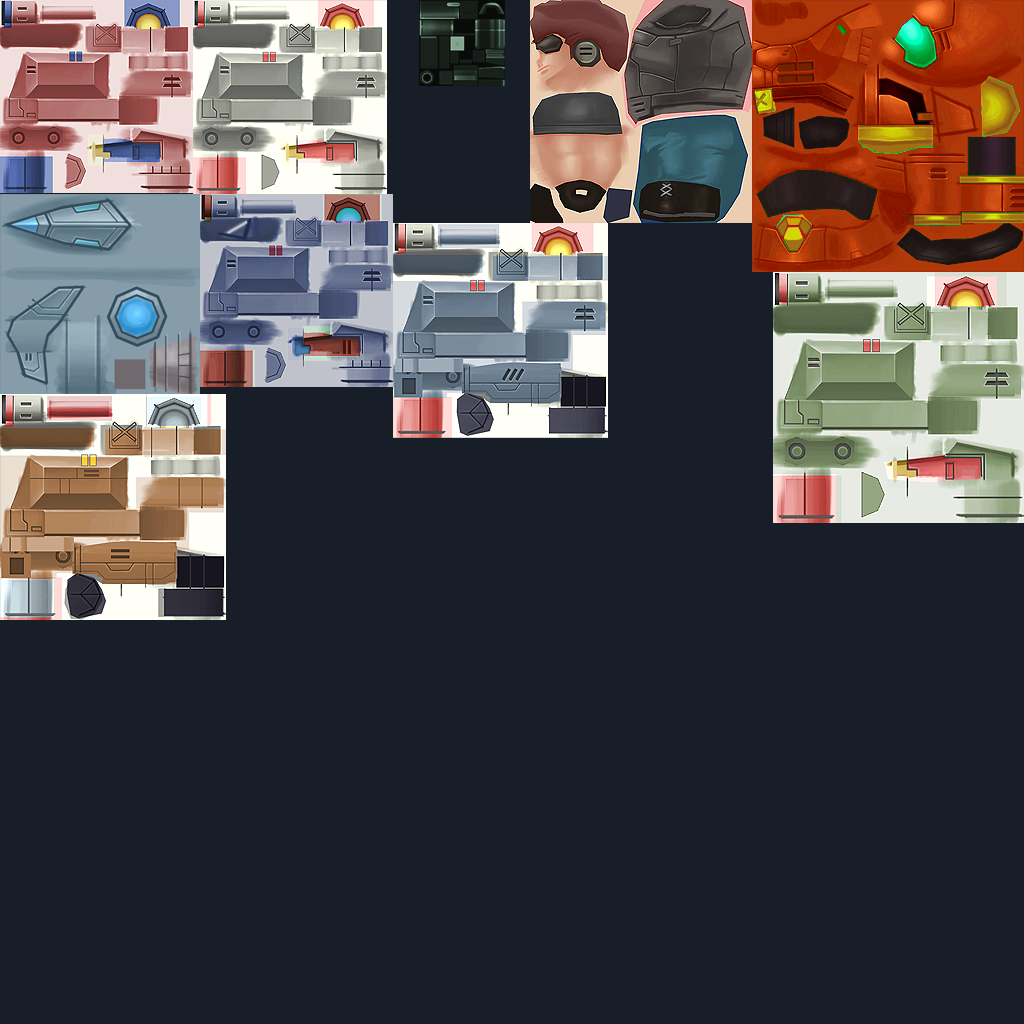
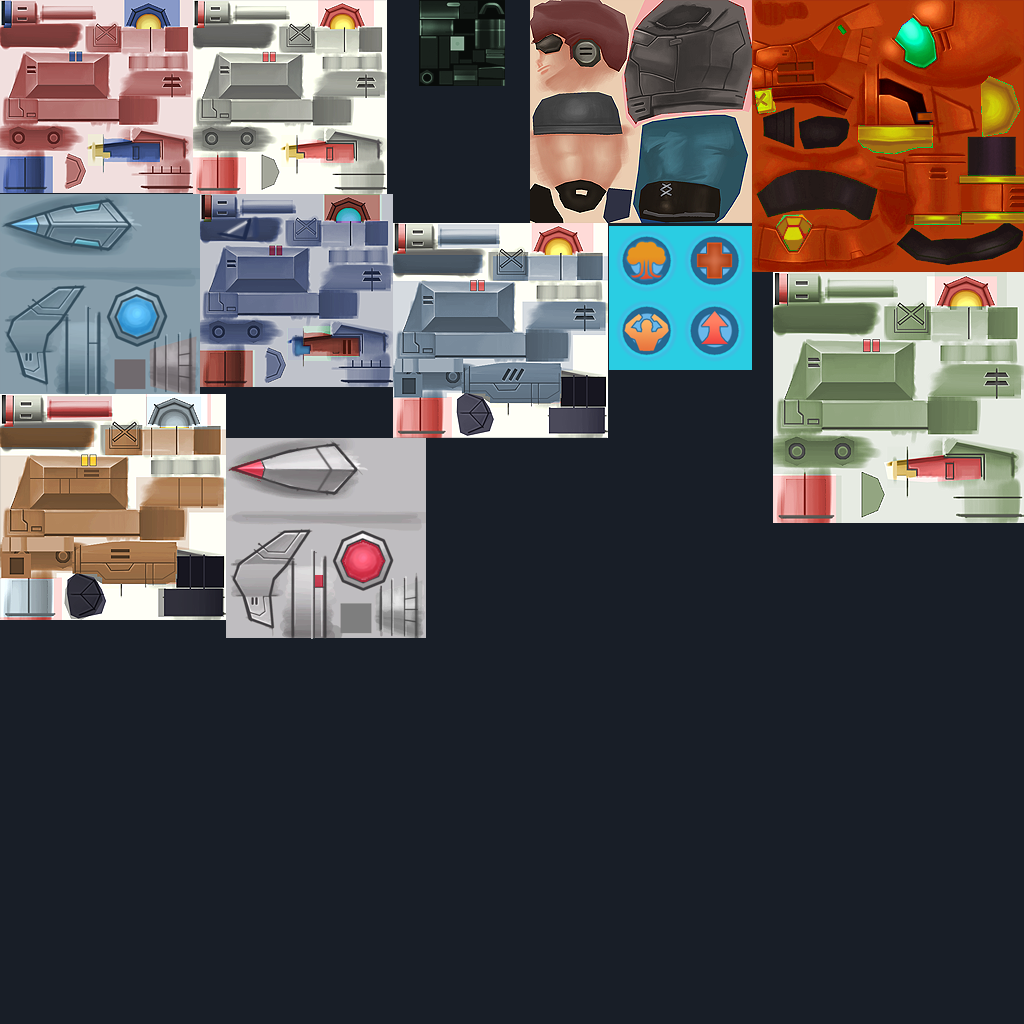
Layer changes from the first 1024 × 1024 image to the second:
added layer "Layer 0 copy" (1st of 4) above "Layer 0 copy" over [683, 299, 747, 363]
added layer "Layer 0 copy" (2nd of 4) above "Layer 0 copy" over [683, 229, 747, 293]
added layer "Layer 0 copy" (3rd of 4) above "Layer 0 copy" over [615, 299, 679, 363]
added layer "Layer 0 copy" (4th of 4) above "Layer 12" over [615, 229, 679, 293]
added layer "Layer 12" above "Layer 13" over [229, 459, 385, 587]
added layer "Layer 13" above "Layer 6 copy" over [226, 438, 426, 639]
added layer "Layer 6 copy" above "Layer 6" over [0, 194, 426, 639]
painted on "Layer 6" over [65, 305, 426, 639]
painted on "Background" over [609, 226, 752, 370]
